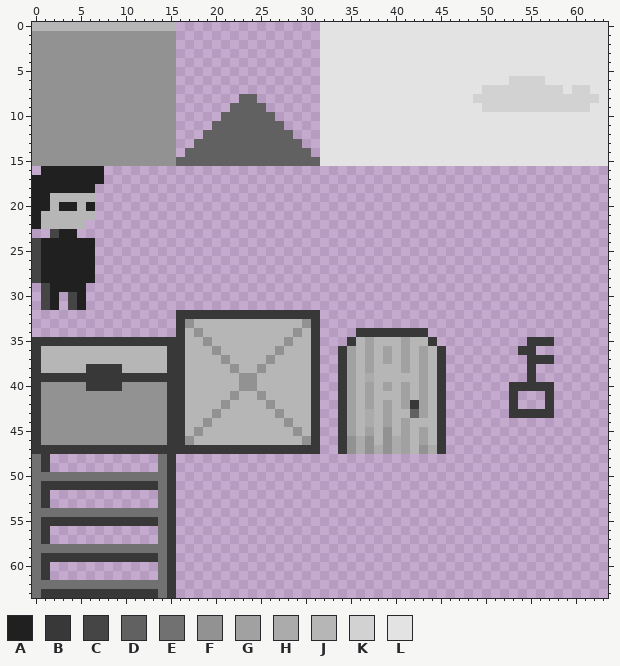
Pixel-art sprite: game/sprites/sprites-scetch.png. Above: the version before the commit.
The file is 64x64 pixels. Colours within 5 levels of each other are drawn and written as one.
Palette (. is transparent): A #202020  B #383838  C #454545  D #616161  E #717171  F #929292  G #a1a1a1  H #ababab  J #b6b6b6  K #d2d2d2  L #e3e3e3
And afterwards:
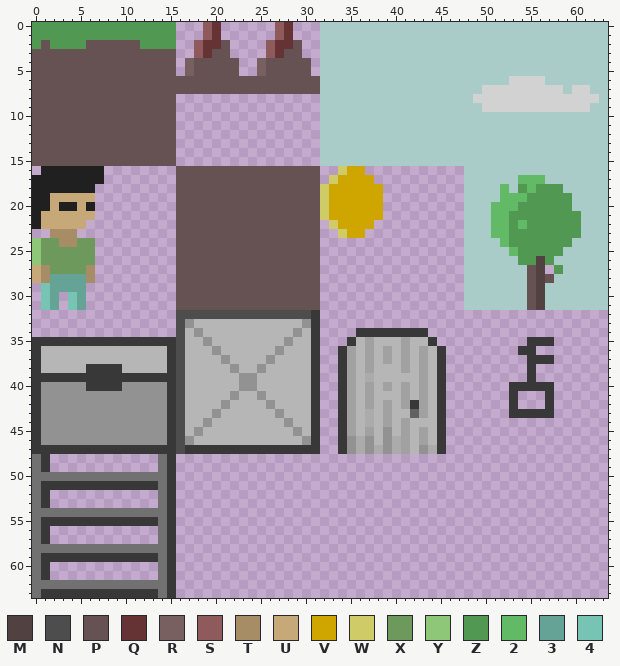
Colours new in this view: M #524141  N #4d4d4d  P #665252  Q #663334  R #786060  S #8f5a5b  T #a68d65  U #c7a979  V #cfa600  W #cfcb67  X #6e995d  Y #8fc779  Z #519953  2 #63ba66  3 #64a395  4 #78c4b4
Difference:
colour L: #e3e3e3 -> #a9ccc9
y 0: x 0..15 JJJJJJJJJJJJJJJJ -> ZZZZZZZZZZZZZZZZ; x 19..20 .. -> SQ; x 27..28 .. -> SQ
y 1: x 0..15 FFFFFFFFFFFFFFFF -> ZZZZZZZZZZZZZZZZ; x 19..20 .. -> SQ; x 27..28 .. -> SQ
y 2: x 0..15 FFFFFFFFFFFFFFFF -> ZPZZZZPPPPPPZZZZ; x 18..21 .... -> SQQP; x 26..29 .... -> SQQP
y 3: x 0..15 FFFFFFFFFFFFFFFF -> PPPPPPPPPPPPPPPP; x 18..21 .... -> SQPP; x 26..29 .... -> SQPP
y 4..5: x 0..15 FFFFFFFFFFFFFFFF -> PPPPPPPPPPPPPPPP; x 17..22 ...... -> RPPPPP; x 25..30 ...... -> RPPPPP
y 6..7: x 0..31 FFFFFFFFFFFFFFFF................ -> PPPPPPPPPPPPPPPPPPPPPPPPPPPPPPPP
y 8: x 0..15 FFFFFFFFFFFFFFFF -> PPPPPPPPPPPPPPPP; x 23..24 DD -> ..
y 9: x 0..15 FFFFFFFFFFFFFFFF -> PPPPPPPPPPPPPPPP; x 22..25 DDDD -> ....
y 10: x 0..15 FFFFFFFFFFFFFFFF -> PPPPPPPPPPPPPPPP; x 21..26 DDDDDD -> ......
y 11: x 0..15 FFFFFFFFFFFFFFFF -> PPPPPPPPPPPPPPPP; x 20..27 DDDDDDDD -> ........
y 12: x 0..15 FFFFFFFFFFFFFFFF -> PPPPPPPPPPPPPPPP; x 19..28 DDDDDDDDDD -> ..........
y 13: x 0..15 FFFFFFFFFFFFFFFF -> PPPPPPPPPPPPPPPP; x 18..29 DDDDDDDDDDDD -> ............
y 14: x 0..15 FFFFFFFFFFFFFFFF -> PPPPPPPPPPPPPPPP; x 17..30 DDDDDDDDDDDDDD -> ..............
y 15: x 0..31 FFFFFFFFFFFFFFFFDDDDDDDDDDDDDDDD -> PPPPPPPPPPPPPPPP................
y 16: x 16..31 ................ -> PPPPPPPPPPPPPPPP; x 34..36 ... -> WVV; x 48..63 ................ -> LLLLLLLLLLLLLLLL
y 17: x 16..31 ................ -> PPPPPPPPPPPPPPPP; x 33..37 ..... -> WVVVV; x 48..63 ................ -> LLLLLL222LLLLLLL
y 18: x 16..38 ....................... -> PPPPPPPPPPPPPPPPWVVVVVV; x 48..63 ................ -> LLLL2LZ2ZZZLLLLL
y 19: x 2..6 JJJJJ -> UUUUU; x 16..38 ....................... -> PPPPPPPPPPPPPPPPWVVVVVV; x 48..63 ................ -> LLLL222ZZZZZLLLL
y 20: x 2 J -> U; x 5 J -> U; x 16..38 ....................... -> PPPPPPPPPPPPPPPPWVVVVVV; x 48..63 ................ -> LLL222ZZZZZZLLLL
y 21: x 1..6 JJJJJJ -> UUUUUU; x 16..38 ....................... -> PPPPPPPPPPPPPPPPWVVVVVV; x 48..63 ................ -> LLL22ZZZZZZZZLLL
y 22: x 1..5 JJJJJ -> UUUUU; x 16..31 ................ -> PPPPPPPPPPPPPPPP; x 33..37 ..... -> WVVVV; x 48..63 ................ -> LLL22Z2ZZZZZZLLL
y 23: x 2..4 CAA -> TTT; x 16..31 ................ -> PPPPPPPPPPPPPPPP; x 34..36 ... -> WVV; x 48..63 ................ -> LLL22ZZZZZZZZLLL
y 24: x 0..6 CAAAAAA -> YXXTTXX; x 16..31 ................ -> PPPPPPPPPPPPPPPP; x 48..63 ................ -> LLLL2ZZZZZZZLLLL
y 25: x 0..6 CAAAAAA -> YXXXXXX; x 16..31 ................ -> PPPPPPPPPPPPPPPP; x 48..63 ................ -> LLLLL2ZZZZZLLLLL
y 26: x 0..6 CAAAAAA -> YXXXXXX; x 16..31 ................ -> PPPPPPPPPPPPPPPP; x 48..63 ................ -> LLLLLLZZMZLLLLLL
y 27: x 0..6 CAAAAAA -> UTXXXXT; x 16..31 ................ -> PPPPPPPPPPPPPPPP; x 48..56 ......... -> LLLLLLLPM; x 58..63 ...... -> ZLLLLL
y 28: x 0..6 CAAAAAA -> UT3333T; x 16..31 ................ -> PPPPPPPPPPPPPPPP; x 48..63 ................ -> LLLLLLLPMPLLLLLL
y 29: x 1..5 CAAAA -> 43333; x 16..31 ................ -> PPPPPPPPPPPPPPPP; x 48..63 ................ -> LLLLLLLPMLLLLLLL
y 30..31: x 1..2 CA -> 43; x 4..5 CA -> 43; x 16..31 ................ -> PPPPPPPPPPPPPPPP; x 48..63 ................ -> LLLLLLLPMLLLLLLL
y 32: x 16..30 BBBBBBBBBBBBBBB -> NNNNNNNNNNNNNNN
y 33..47: x 16 B -> N
Where, in picture pixels (left, top, right, bottom), the same in both pictures:
changed: (32, 22, 608, 454)
